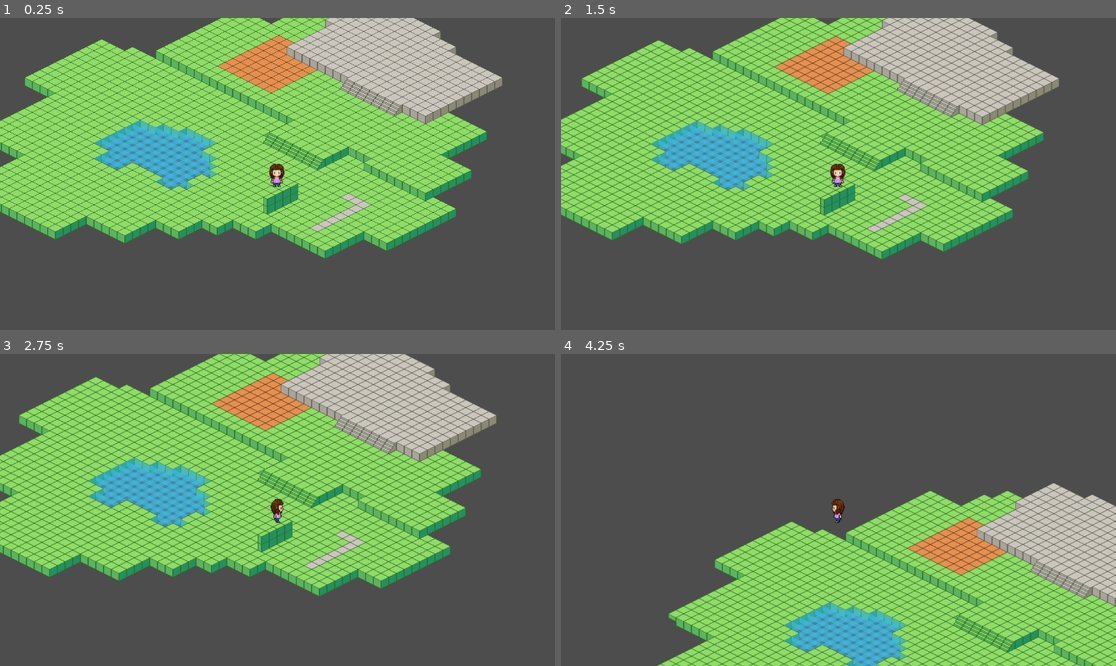
Above: before the commit, frames 1-4 (two rows, left to right).
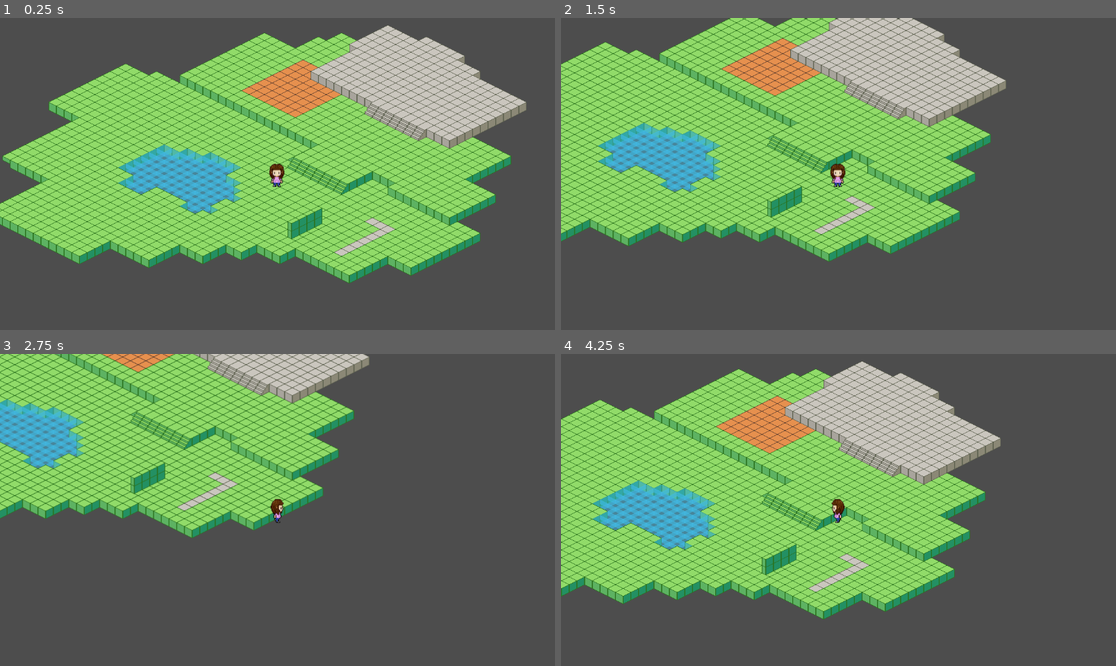
Above: after the commit, the same moments.

Repository: felixgao-0/juiceGame
Game: Godot game, scene res://main.tscn
Same seed, same stepped clock (60 frames per second), same inputs: the game is played once before the commit and once after it.
Inputs:
- Up to frame 1 (0.25 s): no input
- Up to frame 2 (1.5 s): tap Enter at 0.5 s; hold D (move_right) 0.53-1.28 s; hold S (move_down) from 1.28 s (still down)
- Up to frame 3 (2.75 s): release S (move_down) at 2.03 s; hold D (move_right) from 2.03 s (still down)
- Up to frame 4 (4.25 s): release D (move_right) at 2.78 s; hold W (move_up) 2.78-3.53 s; hold A (move_left) from 3.53 s (still down)

The runs differ from the first frame. In frame 1, 43% of the frame differs, in the area x 0-95%, y 0-86%; in frame 2, 38%; in frame 3, 49%; in frame 4, 71%, in the area x 0-100%, y 2-100%.

Commit message:
chore: make player slightly slower

Diff:
--- a/main.tscn
+++ b/main.tscn
@@ -5,7 +5,8 @@
 
 [node name="Main" type="Node"]
 
+[node name="Map" parent="." instance=ExtResource("1_jca35")]
+
 [node name="Player" parent="." instance=ExtResource("2_e2xee")]
-position = Vector2(669, 392)
-
-[node name="Map" parent="." instance=ExtResource("1_jca35")]
+position = Vector2(619, 341)
+speed = 225
